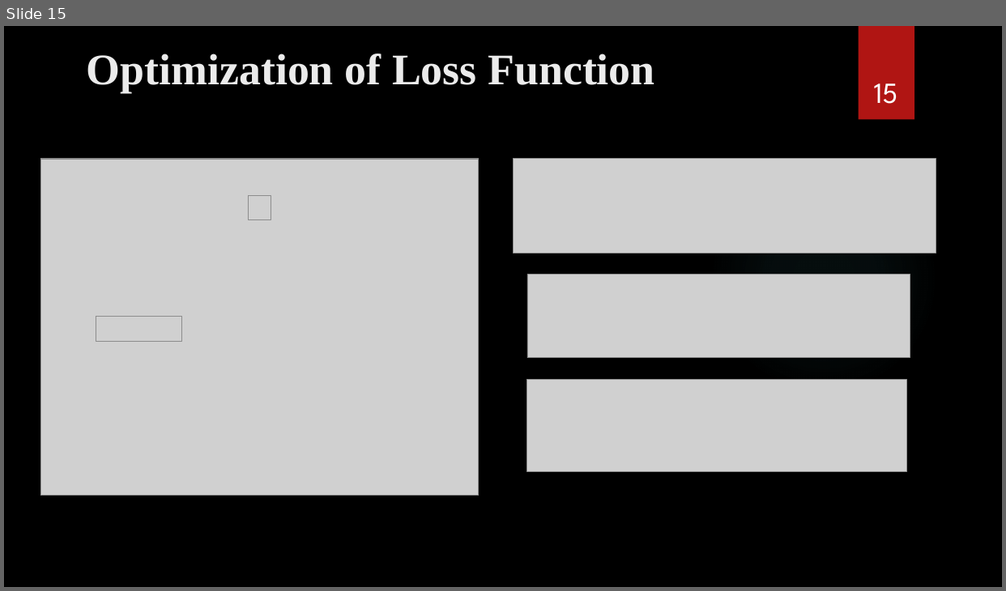
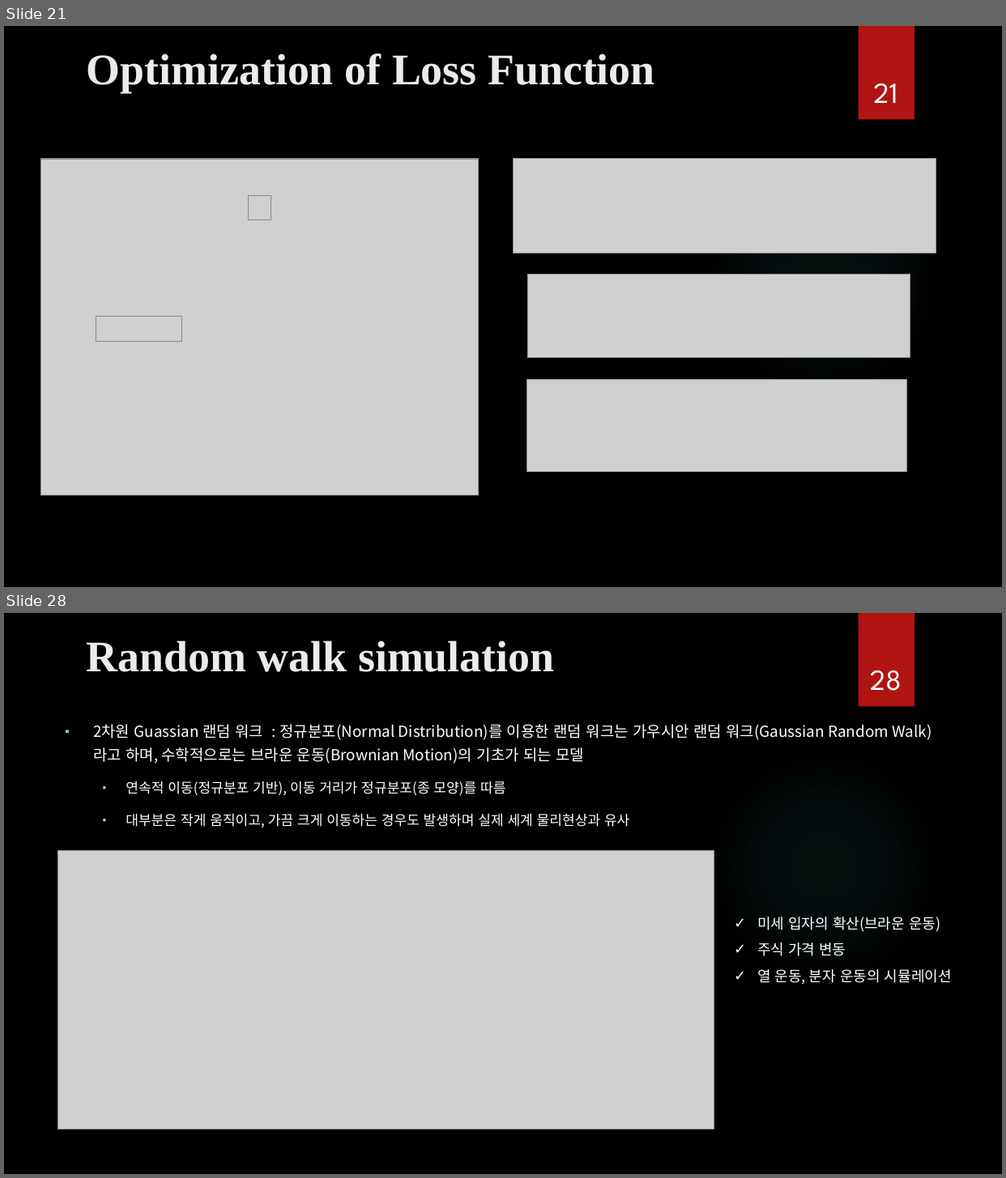
Before and after one commit to ancestor9/mathematics-for-machine-learning, a slide deck: Calculus/Calculus.pptx. Shown one above the other, each under a label of ours: slide 15 before the commit, slides 21 and 28 after it; the slides between them are not shown. The pictures are 1006x591 and 1006x1178 pixels, drawn with LibreOffice and Linux fonts; fonts in the diff are those of the drawing; grey boxes stand for pictures; background and template pictures are left out. Boxes give left, top, right and bottom in pixels: in the first picture for what was removed or moved away, otherwise in the second. Text is boxed around its words. In the diff, an @@ line names an element or a change of style, - is before the commit and + after.

```diff
--- a/Calculus/Calculus.pptx
+++ b/Calculus/Calculus.pptx
@@ slide 28 added at bbox=[4, 613, 1002, 1174], background picture (left out); not listed: 2 template elements that a slide beside it also shows @@
@@ title added at bbox=[87, 641, 554, 672], 42 pt, text #EBEBEB, bold @@
+Random walk simulation
@@ page number added at bbox=[870, 671, 901, 691], 28 pt, text #FFFFFF @@
+28
@@ text added at bbox=[93, 724, 932, 828], 14.7 pt, text #FFFFFF @@
+▪ 2차원 Guassian 랜덤 워크 : 정규분포(Normal Distribution)를 이용한 랜덤 워크는 가우시안 랜덤 워크(Gaussian Random Walk)라고 하며, 수학적으로는 브라운 운동(Brownian Motion)의 기초가 되는 모델
+  ▪ 연속적 이동(정규분포 기반), 이동 거리가 정규분포(종 모양)를 따름
+  ▪ 대부분은 작게 움직이고, 가끔 크게 이동하는 경우도 발생하며 실제 세계 물리현상과 유사
@@ picture added at bbox=[58, 850, 715, 1130] @@
@@ text added at bbox=[757, 917, 952, 985], 14 pt, text #FFFFFF @@
+✓ 미세 입자의 확산(브라운 운동)
+✓ 주식 가격 변동
+✓ 열 운동, 분자 운동의 시뮬레이션
@@ what was slide 15 is now slide 21 @@
@@ page number at bbox=[873, 84, 897, 103]: text changed @@
-15
+21
```
Also in this commit, not shown: 10 slides changed, 18 other slides added, 2 slides removed.
